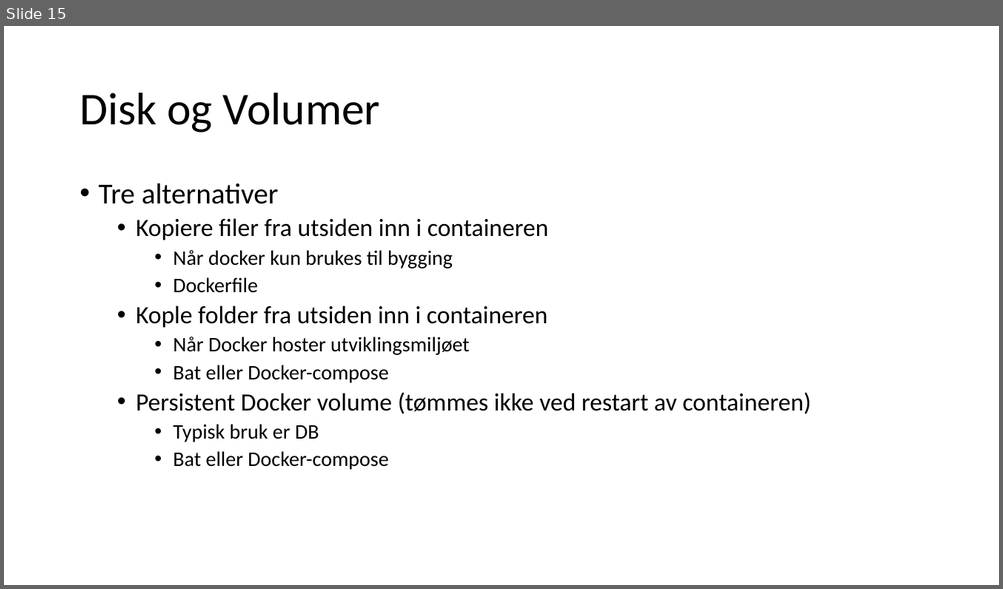
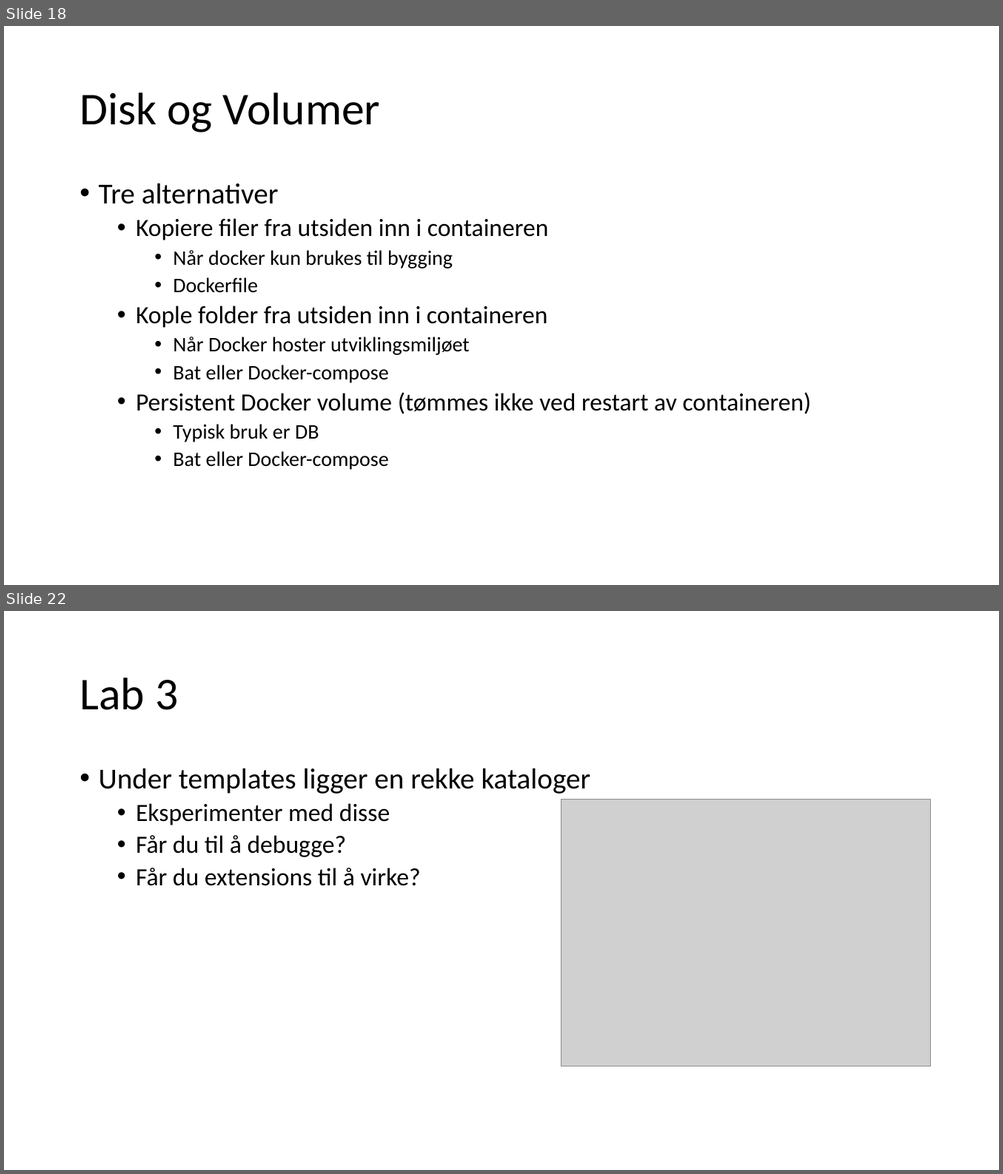
Before and after one commit to magneka/DockerWorkshop, a slide deck: workshop01.pptx. Shown one above the other, each under a label of ours: slide 15 before the commit, slides 18 and 22 after it; the slides between them are not shown. The pictures are 1003x589 and 1003x1174 pixels, drawn with LibreOffice and Linux fonts; fonts in the diff are those of the drawing; grey boxes stand for pictures. Boxes give left, top, right and bottom in pixels: in the first picture for what was removed or moved away, otherwise in the second. Text is boxed around its words. In the diff, an @@ line names an element or a change of style, - is before the commit and + after.

```diff
--- a/workshop01.pptx
+++ b/workshop01.pptx
@@ slide 22 added at [4, 611, 999, 1170], background #FFFFFF @@
@@ title added at [79, 678, 178, 710], 44 pt, text #000000 @@
+Lab 3
@@ text added at [99, 768, 591, 886], 24 pt, text #000000 @@
+• Under templates ligger en rekke kataloger
+  • Eksperimenter med disse
+  • Får du til å debugge?
+  • Får du extensions til å virke?
@@ picture added at [560, 799, 930, 1066] @@
@@ what was slide 15 is now slide 18 @@
```
Also in this commit, not shown: 5 slides changed, 4 other slides added, 1 slide removed, 33 other files.
